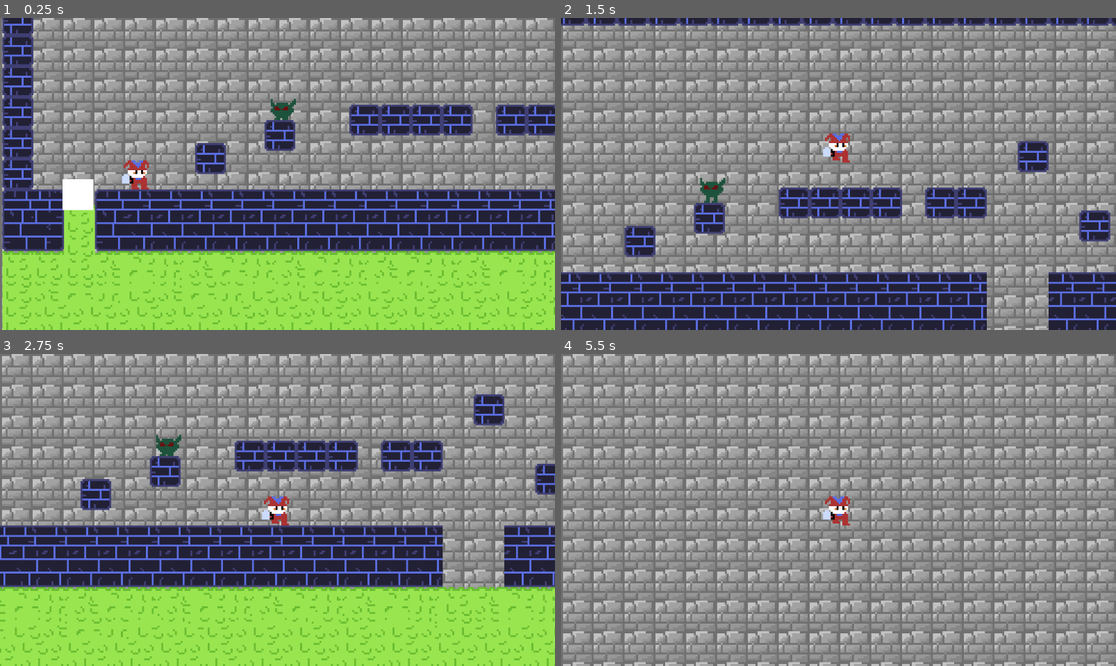
Above: before the commit, frames 1-4 (two rows, left to right).
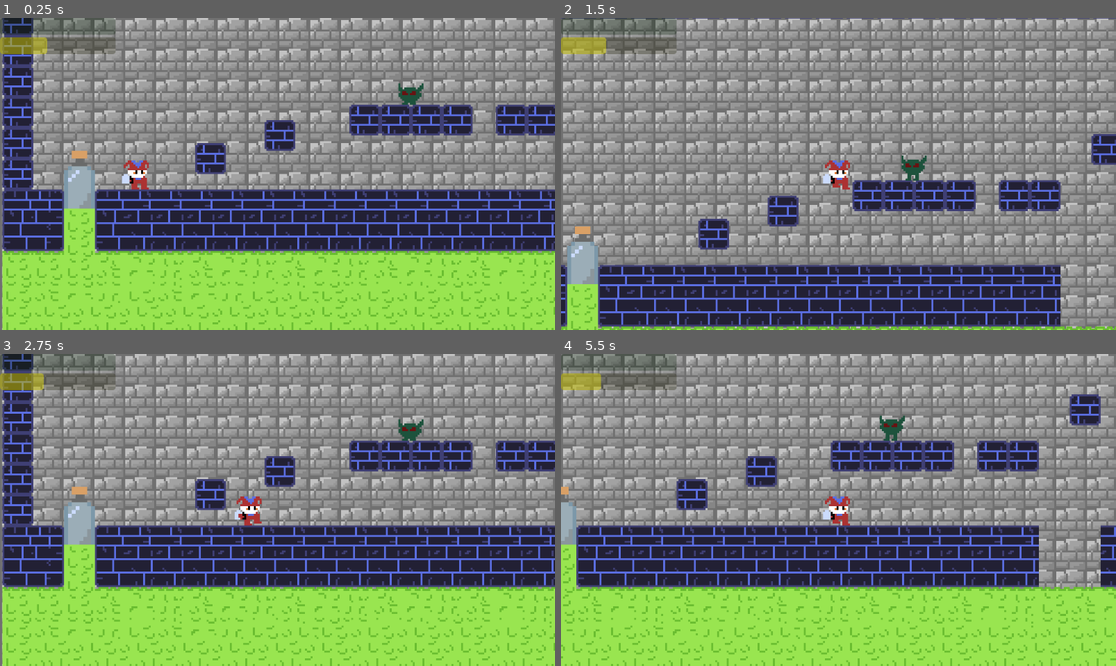
Above: after the commit, the same moments.

Repository: Lebyfochs/GGJ24-Game
Game: Godot game, scene res://scenes/main_scene.tscn
Same seed, same stepped clock (60 frames per second), same inputs: the game is played once before the commit and once after it.
Inputs:
- Up to frame 1 (0.25 s): no input
- Up to frame 2 (1.5 s): hold D (move_right) from 0.53 s (still down); tap Space (jump) at 0.77 s
- Up to frame 3 (2.75 s): tap Space (jump) at 1.52 s; release D (move_right) at 2.03 s; hold A (move_left) from 2.03 s (still down)
- Up to frame 4 (5.5 s): release A (move_left) at 2.78 s; hold D (move_right) 2.78-4.28 s; tap Space (jump) at 3.02, 3.77, 4.52 s; hold A (move_left) 4.28-5.03 s; hold D (move_right) from 5.03 s (still down)

The runs differ from the first frame. In frame 1, 3.3% of the frame differs, in the area x 0-77%, y 0-62%; in frame 2, 28%; in frame 3, 24%; in frame 4, 50%, in the area x 0-100%, y 0-100%.

Commit message:
Basic progress bar added
Basic progress bar for player and king laughing gas added

Diff:
--- /dev/null
+++ b/src/scenes/game_ui.gd
@@ -0,0 +1,29 @@
+extends CanvasLayer
+
+#For modifying the status bars.
+@onready var game_manager = $"../GameManager"
+@onready var player_gas_bar = $PlayerGasBar
+@onready var king_gas_bar = $KingGasBar
+
+
+var ui_player_gas
+var ui_king_gas
+var ui_player_gas_MAX
+var ui_king_gas_MAX
+
+# Called when the node enters the scene tree for the first time.
+func _ready():
+	ui_player_gas = game_manager.player_gas
+	ui_king_gas = game_manager.king_gas
+	ui_player_gas_MAX = game_manager.player_gas_MAX
+	ui_king_gas_MAX = game_manager.king_gas_MAX
+
+	player_gas_bar.max_value = ui_player_gas_MAX
+	king_gas_bar.max_value = ui_king_gas_MAX
+
+
+
+# Called every frame. 'delta' is the elapsed time since the previous frame.
+func _process(delta):
+	player_gas_bar.set_value(game_manager.player_gas)
+	king_gas_bar.set_value(game_manager.king_gas)
--- /dev/null
+++ b/src/scenes/game_ui.tscn
@@ -0,0 +1,23 @@
+[gd_scene load_steps=2 format=3 uid="uid://25v1h3fltttm"]
+
+[ext_resource type="Script" path="res://scenes/game_ui.gd" id="1_lb8ne"]
+
+[node name="GameUI" type="CanvasLayer"]
+script = ExtResource("1_lb8ne")
+
+[node name="PlayerGasBar" type="ProgressBar" parent="."]
+modulate = Color(0.498039, 1, 0, 1)
+self_modulate = Color(0, 1, 1, 1)
+offset_right = 240.0
+offset_bottom = 35.0
+max_value = 50.0
+show_percentage = false
+
+[node name="KingGasBar" type="ProgressBar" parent="."]
+modulate = Color(1, 1, 0.0627451, 1)
+self_modulate = Color(1, 0.968627, 0.172549, 1)
+offset_top = 40.0
+offset_right = 240.0
+offset_bottom = 75.0
+max_value = 50.0
+show_percentage = false
--- a/src/scenes/main_scene.tscn
+++ b/src/scenes/main_scene.tscn
@@ -1,9 +1,10 @@
-[gd_scene load_steps=12 format=3 uid="uid://bky3qag15wr2d"]
+[gd_scene load_steps=13 format=3 uid="uid://bky3qag15wr2d"]
 
 [ext_resource type="Script" path="res://scripts/GameManager.gd" id="1_a5i8f"]
 [ext_resource type="Texture2D" uid="uid://bi6w456ieogwi" path="res://assets/walltile.png" id="1_vvlj2"]
 [ext_resource type="PackedScene" uid="uid://crxqjohtc5j1f" path="res://scenes/player.tscn" id="2_2y6v8"]
 [ext_resource type="Texture2D" uid="uid://c1rk7nsgpc8qp" path="res://assets/floortiles.png" id="2_bbvva"]
+[ext_resource type="PackedScene" uid="uid://25v1h3fltttm" path="res://scenes/game_ui.tscn" id="3_oq6dp"]
 [ext_resource type="PackedScene" uid="uid://dyxx6dgm7dmx" path="res://scenes/test_collector.tscn" id="4_043a7"]
 [ext_resource type="PackedScene" uid="uid://3hlj2k2yapwx" path="res://scenes/gas_deliverer.tscn" id="5_ueyq0"]
 [ext_resource type="PackedScene" uid="uid://msh1jbmstvlt" path="res://scenes/test_enemy.tscn" id="6_r15oc"]
@@ -1111,10 +1112,15 @@
 
 [node name="MainScene" type="Node2D"]
 
-[node name="CanvasLayer" type="CanvasLayer" parent="."]
+[node name="GameManager" type="Node" parent="."]
+script = ExtResource("1_a5i8f")
+
+[node name="GameUI" parent="." instance=ExtResource("3_oq6dp")]
+
+[node name="BGCanvas" type="CanvasLayer" parent="."]
 layer = -1
 
-[node name="TextureRect" type="TextureRect" parent="CanvasLayer"]
+[node name="TextureRect" type="TextureRect" parent="BGCanvas"]
 anchors_preset = 15
 anchor_right = 1.0
 anchor_bottom = 1.0
@@ -1123,13 +1129,10 @@
 texture = ExtResource("1_vvlj2")
 stretch_mode = 1
 
-[node name="GameManager" type="Node" parent="."]
-script = ExtResource("1_a5i8f")
-
 [node name="Flooring" type="TileMap" parent="."]
 tile_set = SubResource("TileSet_dhb5l")
 format = 2
-layer_0/tile_data = PackedInt32Array(1835008, 262144, 0, 190 …(34323 unchanged characters)… , -393085, 196608, 2, -327549, 196608, 3)
+layer_0/tile_data = PackedInt32Array(1835008, 262144, 0, 190 …(34323 unchanged characters)… , -393085, 196608, 2, -327549, 196608, 3, 1835016, 0, 0, 1900552, 0, 1, 1966088, 0, 2, 2031624, 0, 3, 1835017, 65536, 0, 1900553, 65536, 1, 1966089, 65536, 2, 2031625, 65536, 3, 1835018, 131072, 0, 1900554, 131072, 1, 1966090, 131072, 2, 2031626, 131072, 3, 1835019, 196608, 0, 1900555, 196608, 1, 1966091, 196608, 2, 2031627, 196608, 3)
 
 [node name="Gas" type="TileMap" parent="."]
 tile_set = SubResource("TileSet_e6hyl")
@@ -1140,12 +1143,12 @@
 position = Vector2(276, 414)
 
 [node name="GasCollector" parent="." instance=ExtResource("4_043a7")]
-position = Vector2(157, 459)
+position = Vector2(160, 424)
 
 [node name="GasDeliver" parent="." instance=ExtResource("5_ueyq0")]
 position = Vector2(1951, 382)
 
 [node name="RigidBody2D" parent="." instance=ExtResource("6_r15oc")]
-position = Vector2(581, 271)
+position = Vector2(846, 239)
 
 [connection signal="body_exited" from="GasCollector" to="GasCollector" method="_on_body_exited"]
--- a/src/scenes/test_collector.tscn
+++ b/src/scenes/test_collector.tscn
@@ -1,19 +1,20 @@
 [gd_scene load_steps=4 format=3 uid="uid://dyxx6dgm7dmx"]
 
-[ext_resource type="Texture2D" uid="uid://broans1ycpcax" path="res://assets/PlayerTestGodot.png" id="1_10m55"]
 [ext_resource type="Script" path="res://scripts/test_collector.gd" id="1_tp7um"]
+[ext_resource type="Texture2D" uid="uid://br8fdw14nlumw" path="res://assets/gas_collector_sprite.png" id="2_eeyf5"]
 
 [sub_resource type="RectangleShape2D" id="RectangleShape2D_db4bm"]
-size = Vector2(112, 96)
+size = Vector2(112, 136)
 
 [node name="Area2D" type="Area2D"]
 script = ExtResource("1_tp7um")
 
 [node name="CollisionShape2D" type="CollisionShape2D" parent="."]
+position = Vector2(0, 4)
 shape = SubResource("RectangleShape2D_db4bm")
 
 [node name="Sprite2D" type="Sprite2D" parent="."]
-scale = Vector2(0.5, 0.5)
-texture = ExtResource("1_10m55")
+scale = Vector2(2, 2)
+texture = ExtResource("2_eeyf5")
 
 [connection signal="body_entered" from="." to="." method="_on_body_entered"]
--- a/src/scenes/test_enemy.tscn
+++ b/src/scenes/test_enemy.tscn
@@ -76,7 +76,7 @@
 }]
 
 [sub_resource type="RectangleShape2D" id="RectangleShape2D_ui4wm"]
-size = Vector2(72, 56)
+size = Vector2(72, 60)
 
 [node name="RigidBody2D" type="RigidBody2D"]
 script = ExtResource("1_1gve1")
@@ -87,5 +87,5 @@
 frame_progress = 0.75907
 
 [node name="CollisionShape2D" type="CollisionShape2D" parent="."]
-position = Vector2(4, 4)
+position = Vector2(4, 2)
 shape = SubResource("RectangleShape2D_ui4wm")
--- a/src/scripts/GameManager.gd
+++ b/src/scripts/GameManager.gd
@@ -39,7 +39,7 @@
 
 	match current_game_state:
 		GameStates.PLAYING:
-			print(player_gas)
+			#print(player_gas)
 			king_gas -= 0.01
 
 			if player_gas > 0:
--- a/src/scripts/player.gd
+++ b/src/scripts/player.gd
@@ -5,8 +5,8 @@
 @onready var game_manager = $"../GameManager"
 @onready var player_camera = $Camera2D
 
-const SPEED = 400.0
-const JUMP_VELOCITY = -500.0
+const SPEED = 300.0
+const JUMP_VELOCITY = -450.0
 
 # Get the gravity from the project settings to be synced with RigidBody nodes.
 var gravity = ProjectSettings.get_setting("physics/2d/default_gravity")
@@ -20,6 +20,9 @@
 		if collision.get_collider().name == "RigidBody2D":
 			if (game_manager.player_gas > 0):
 				game_manager.player_gas -= 2
+
+#		if collision.get_collider().name == "GasCollector":
+#			pass
 
 	# Add the gravity.
 	#Implement Coyote Time.
--- a/src/scripts/test_enemy.gd
+++ b/src/scripts/test_enemy.gd
@@ -10,3 +10,8 @@
 # Called every frame. 'delta' is the elapsed time since the previous frame.
 func _process(delta):
 	_animation_player.play("idle")
+
+
+#Destroys enemy object.
+func enemy_death():
+	queue_free()
Binary file added: src/assets/gas_collector_sprite.aseprite
Binary file added: src/assets/gas_collector_sprite.png
Not shown, added: src/assets/gas_collector_sprite.png.import
